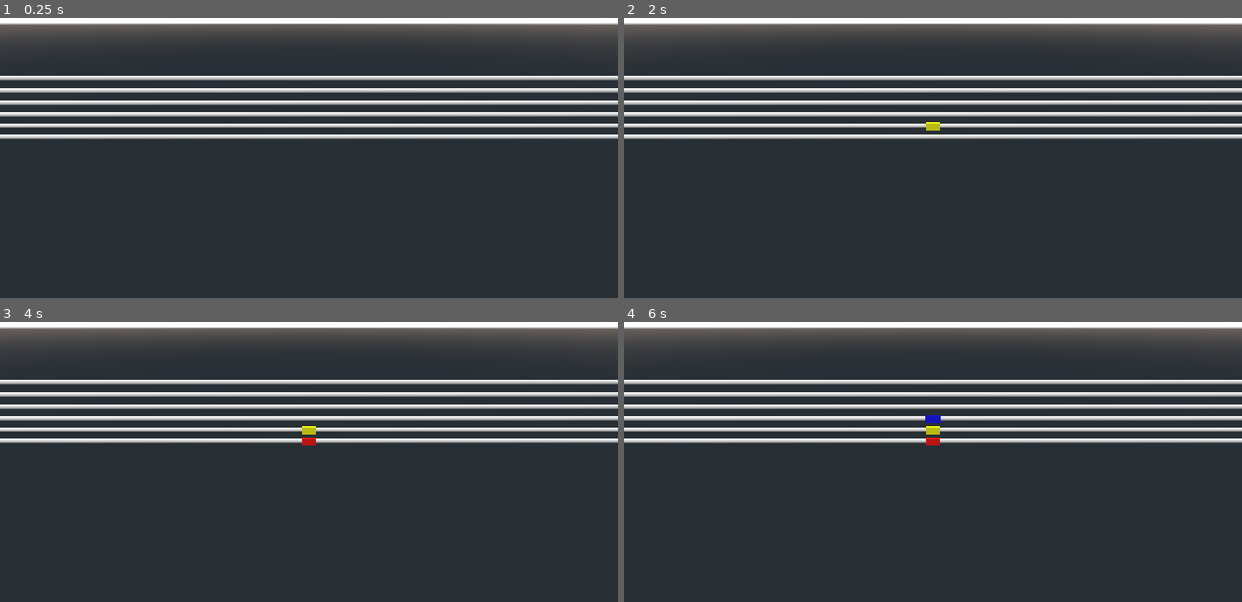
Above: before the commit, frames 1-4 (two rows, left to right).
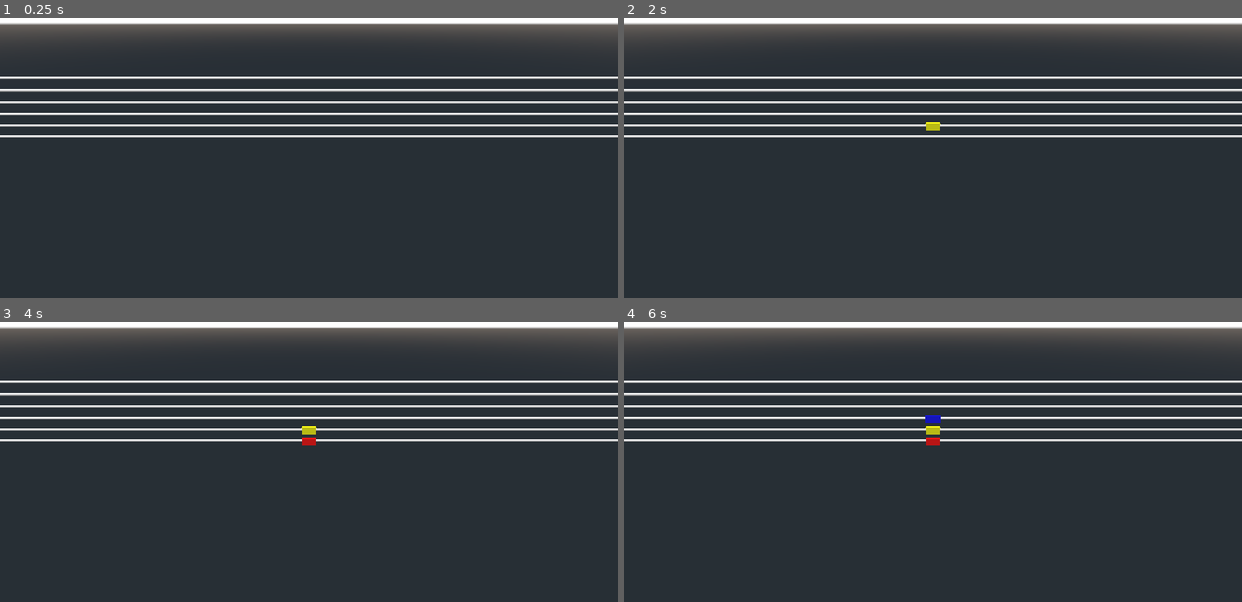
Above: after the commit, the same moments.

Repository: joseloc300/DigitalGuitarStudio
Game: Godot game, scene res://src/stage/Stage.tscn
Two runs of this game, one before a commit and one after it. Both use one fixed random seed, a clock stepped at 60 frames per second and the inputs below. The project has no main scene, so this scene is started directly.
Inputs:
- Up to frame 1 (0.25 s): no input
- Up to frame 2 (2 s): tap Enter at 0.5 s; tap Space at 1.25 s
- Up to frame 3 (4 s): tap Enter at 2.75 s; tap Space at 3.5 s
- Up to frame 4 (6 s): tap Enter at 4.25 s; tap Space at 5 s

The runs differ from the first frame. In frame 1, 5.2% of the frame differs, in the area x 0-100%, y 20-44%; in frame 2, 5.2%; in frame 3, 5.2%; in frame 4, 5.2%.

Commit message:
reduced string radius

Diff:
--- a/src/string/String.tscn
+++ b/src/string/String.tscn
@@ -4,5 +4,5 @@
 
 [node name="CSGCylinder" type="CSGCylinder" parent="."]
 transform = Transform( -4.37114e-008, -1, 0, 1, -4.37114e-008, 0, 0, 0, 1, 0, 0, 0 )
-radius = 0.1
+radius = 0.05
 height = 60.0
